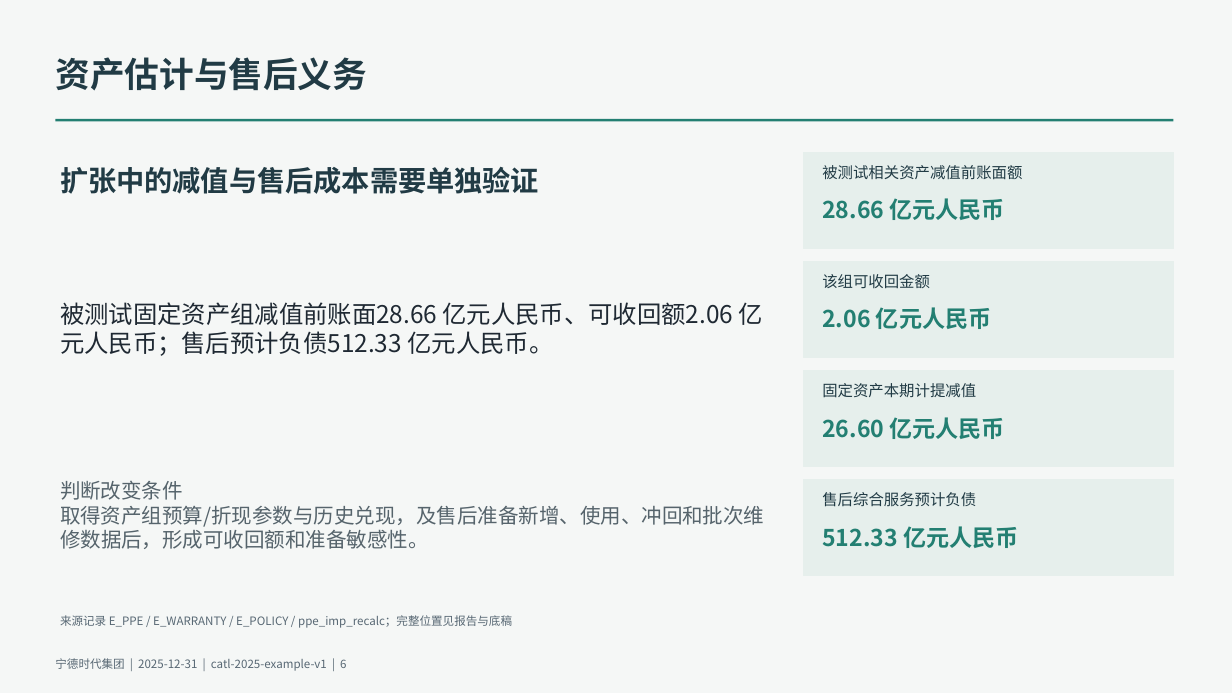
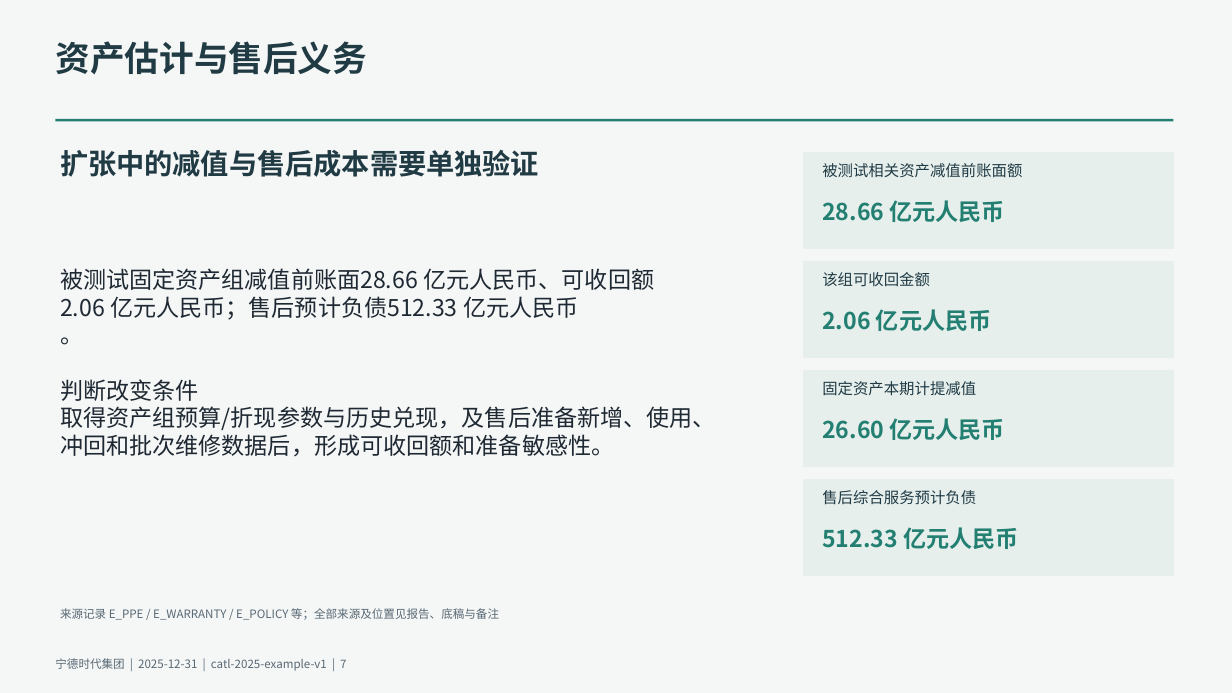
Before and after one commit to qingkongwanli0l/annual-report-analysis, a slide deck: slide 7 of examples/catl-2025/deliverables/presentation.pptx (slide 6 before the commit). Drawn at 1232x693 pixels with LibreOffice and Linux fonts; fonts in the diff are those of the drawing. Boxes give left, top, right and bottom in pixels: in the first picture for what was removed or moved away, otherwise in the second. Text is boxed around its words. In the diff, an @@ line names an element or a change of style, - is before the commit and + after.

```diff
--- a/examples/catl-2025/deliverables/presentation.pptx
+++ b/examples/catl-2025/deliverables/presentation.pptx
@@ vertical alignment middle to top in 10 elements at bbox=[55, 41, 367, 75], bbox=[822, 272, 930, 287], bbox=[822, 381, 976, 396], bbox=[822, 490, 976, 505], bbox=[822, 163, 1022, 178], bbox=[822, 309, 991, 331], bbox=[822, 200, 1005, 222], bbox=[60, 150, 539, 177], bbox=[60, 608, 499, 620], bbox=[60, 268, 716, 457] @@
@@ text at bbox=[60, 268, 654, 345]: paragraphs added @@
+被测试固定资产组减值前账面28.66 亿元人民币、可收回额
+2.06 亿元人民币；售后预计负债512.33 亿元人民币
+。
@@ text "被测试固定资产组减值前账面28.66 亿元人民币、可收回额": place and size @@
-text "被测试固定资产组减值前账面28.66 亿元人民币、可收回额" at bbox=[60, 481, 764, 549]
+text "被测试固定资产组减值前账面28.66 亿元人民币、可收回额" at bbox=[60, 268, 716, 457]
@@ text removed at bbox=[60, 302, 763, 356] @@
-被测试固定资产组减值前账面28.66 亿元人民币、可收回额2.06 亿元人民币；售后预计负债512.33 亿元人民币。
@@ text at bbox=[60, 379, 199, 401]: size 16 to 18 pt, text colour #56646C to #1F2933 in "判断改变条件" @@
@@ text at bbox=[60, 406, 716, 457]: text changed; size 16 to 18 pt; text colour #56646C to #1F2933 @@
-取得资产组预算/折现参数与历史兑现，及售后准备新增、使用、冲回和批次维修数据后，形成可收回额和准备敏感性。
+取得资产组预算/折现参数与历史兑现，及售后准备新增、使用、
+冲回和批次维修数据后，形成可收回额和准备敏感性。
@@ text at bbox=[60, 608, 499, 620]: text changed @@
-来源记录 E_PPE / E_WARRANTY / E_POLICY / ppe_imp_recalc；完整位置见报告与底稿
+来源记录 E_PPE / E_WARRANTY / E_POLICY 等；全部来源及位置见报告、底稿与备注
@@ text at bbox=[55, 658, 346, 671]: text changed @@
-宁德时代集团 | 2025-12-31 | catl-2025-example-v1 | 6
+宁德时代集团 | 2025-12-31 | catl-2025-example-v1 | 7
```
Also in this commit, not shown: 8 other slides changed, 1 slide added, 13 other files.
